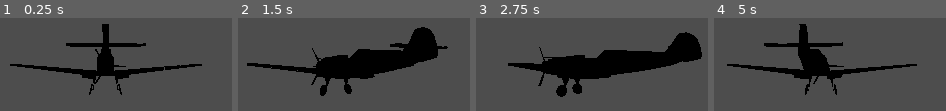
Above: before the commit, frames 1-4 (left to right).
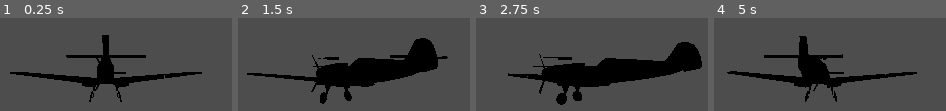
Above: after the commit, the same moments.

Repository: Monkeytonk115/godot-dogfight
Game: Godot game, scene res://scenes/action/109e_action.tscn
Two runs of this game, one before a commit and one after it. Both use one fixed random seed, a clock stepped at 60 frames per second and the inputs below. This scene is started directly instead of the project's main scene.
Inputs (mouse positions are in pixels of both pictures, inside the frame that each line leads up to):
- Up to frame 1 (0.25 s): no input
- Up to frame 2 (1.5 s): tap Enter at 0.5 s; move the mouse to (outside the picture) at 0.52 s; hold D (Roll_Right) 0.53-1.28 s; hold Right mouse button (free_cam) 0.53-1.28 s; move the mouse to (outside the picture) at 1.27 s; hold W (Pitch_Down) from 1.28 s (still down); tap Space (trigger) at 1.35 s
- Up to frame 3 (2.75 s): move the mouse to (outside the picture) at 2.02 s; release W (Pitch_Down) at 2.03 s; hold D (Roll_Right) from 2.03 s (still down); hold Right mouse button (free_cam) from 2.03 s (still down)
- Up to frame 4 (5 s): move the mouse to (outside the picture) at 2.77 s; release D (Roll_Right) at 2.78 s; release Right mouse button (free_cam) at 2.78 s; hold S (Pitch_Up) 2.78-3.53 s; tap Space (trigger) at 2.85, 4.35 s; move the mouse to (outside the picture) at 3.52 s; hold Right mouse button (free_cam) 3.53-4.28 s; hold A (Roll_Left) from 3.53 s (still down); move the mouse to (outside the picture) at 4.27 s

The runs differ from the first frame. In frame 1, 11% of the frame differs, in the area x 4-88%, y 6-91%; in frame 2, 13%; in frame 3, 15%, in the area x 13-98%, y 15-94%; in frame 4, 11%.
Error in both runs: Invalid access to property or key 'shoot_bullet_client' on a base object of type 'null instance'. (res://scenes/action/gun_action.gd:4)

Commit message:
MP sync

Diff:
--- a/scenes/action/109e_action.tscn
+++ b/scenes/action/109e_action.tscn
@@ -12,23 +12,34 @@
 radius = 1.03075
 height = 9.76389
 
+[sub_resource type="SceneReplicationConfig" id="SceneReplicationConfig_56han"]
+properties/0/path = NodePath(".:position")
+properties/0/spawn = true
+properties/0/replication_mode = 1
+properties/1/path = NodePath(".:rotation")
+properties/1/spawn = true
+properties/1/replication_mode = 1
+
 [node name="109e_action" type="CharacterBody3D"]
 collision_mask = 5
 script = ExtResource("1_su3t5")
 
 [node name="109E" parent="." instance=ExtResource("1_jkxpu")]
-transform = Transform3D(-4.37114e-08, 0, -1, 0, 1, 0, 1, 0, -4.37114e-08, 0, 0.396861, 2.64379)
+transform = Transform3D(-4.37114e-08, 0, -1, 0, 1, 0, 1, 0, -4.37114e-08, 0, 0, 2.644)
 
 [node name="Camera3D" type="Camera3D" parent="."]
 transform = Transform3D(-4.37114e-08, 0, 1, 0, 1, 0, -1, 0, -4.37114e-08, 10.0463, 2.45739, -4.39138e-07)
 
 [node name="CollisionShape3D" type="CollisionShape3D" parent="."]
-transform = Transform3D(1.91069e-15, 4.37114e-08, 1, 1, -4.37114e-08, 0, 4.37114e-08, 1, -4.37114e-08, 1.17891, 0.204266, 1.73918)
+transform = Transform3D(1.91069e-15, 4.37114e-08, 1, 1, -4.37114e-08, 0, 4.37114e-08, 1, -4.37114e-08, -0.006, -0.286719, 1.739)
 shape = SubResource("CapsuleShape3D_y0xuv")
 
 [node name="CollisionShape3D2" type="CollisionShape3D" parent="."]
-transform = Transform3D(-4.37114e-08, -1, 0, 1, -4.37114e-08, 0, 0, 0, 1, -0.547383, -0.510402, 0.128397)
+transform = Transform3D(-4.37114e-08, -1, 0, 1, -4.37114e-08, 0, 0, 0, 1, 0, -0.51, 0.128)
 shape = SubResource("CapsuleShape3D_mvoq5")
+
+[node name="MultiplayerSynchronizer" type="MultiplayerSynchronizer" parent="."]
+replication_config = SubResource("SceneReplicationConfig_56han")
 
 [node name="Guns" type="Node3D" parent="."]
 transform = Transform3D(-4.37114e-08, 0, -1, 0, 1, 0, 1, 0, -4.37114e-08, 0, 0.230786, 0)
Not shown: 1 places in scenes/action/109e_action.tscn that only renumber resources
